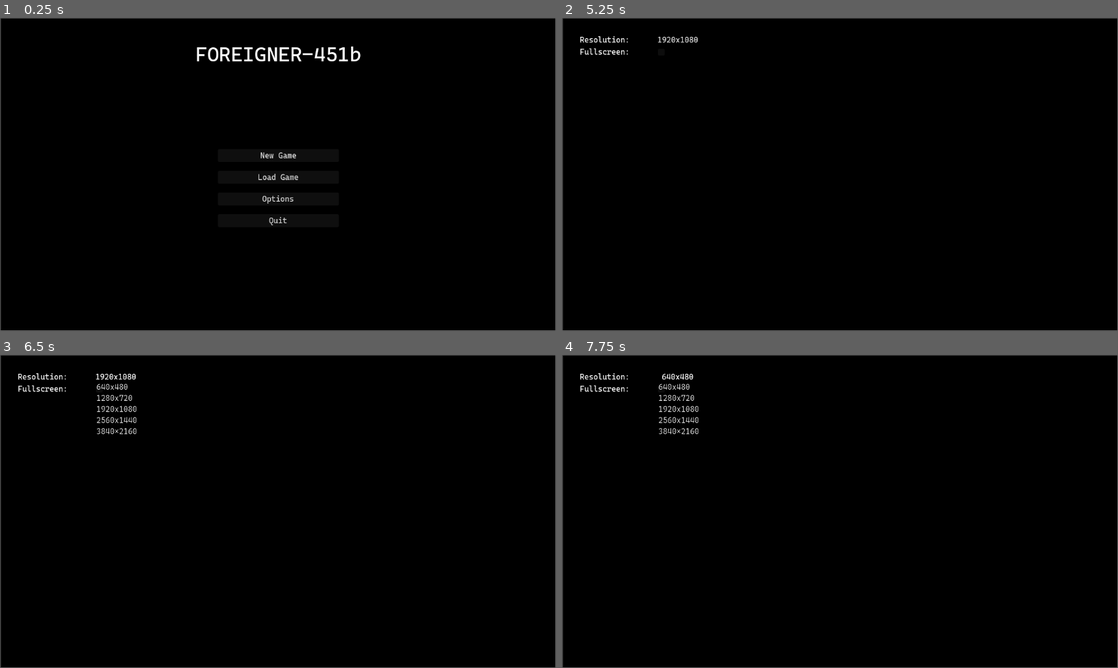
Above: before the commit, frames 1-4 (two rows, left to right).
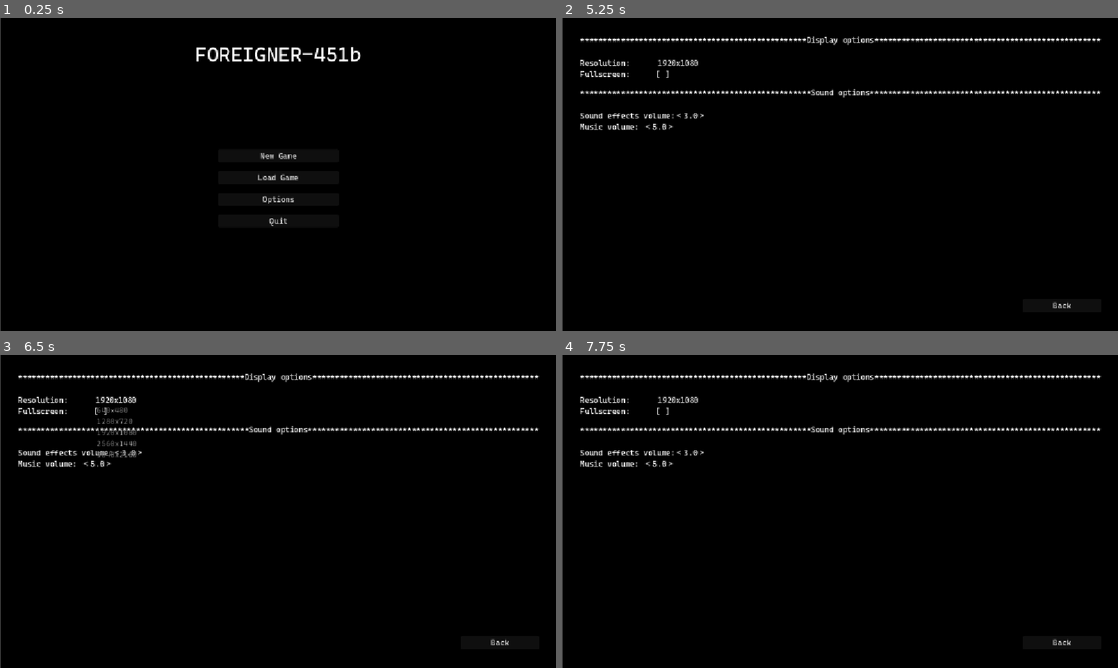
Above: after the commit, the same moments.

Repository: NikolayStaykov/foreigner-451b
Game: Godot game, scene res://scenes/ui/main_menu.tscn
Same seed, same stepped clock (60 frames per second), same inputs: the game is played once before the commit and once after it.
Inputs (mouse positions are in pixels of both pictures, inside the frame that each line leads up to):
- Up to frame 1 (0.25 s): no input
- Up to frame 2 (5.25 s): click "New Game" at 0.5 s; click ">New Game" at 1.25 s; click ">New Game" at 2 s; click ">New Game" at 2.75 s; click "Load Game" at 3.5 s; click "New Game" at 4.25 s; click "Options" at 5 s
- Up to frame 3 (6.5 s): click "1920x1080" at 5.75 s
- Up to frame 4 (7.75 s): click (662, 389) at 6.52 s; click (678, 376) at 7.25 s, where only the run before the commit has a clickable "640x480"
In our replay, the window is 799x449 before the commit and 800x450 after it. These sizes can differ from the game's own. Grey fills any space a smaller window leaves; there, only what the larger window draws over its background counts as a difference.

The runs differ from the first frame. In frame 1, 1.0% of the frame differs, in the area x 0-100%, y 0-100%; in frame 2, 3.0%; in frame 3, 3.4%; in frame 4, 3.2%.

Commit message:
Added custom checkbox for fullscreen toggle, added ui scaling, added custom value controls for sound effects and music volume

Diff:
--- a/foreigner-451b/assets/scripts/global/audio_player_2d_music_script.gd
+++ b/foreigner-451b/assets/scripts/global/audio_player_2d_music_script.gd
@@ -3,4 +3,8 @@
 
 # Called when the node enters the scene tree for the first time.
 func _ready() -> void:
-	self.volume_db = GlobalVars.music_volume
+	self.volume_db = GlobalVars.music_volume * 10 - 5 * 10
+	GlobalVars.music_volume_changed.connect(update_volume)
+
+func update_volume() -> void:
+	self.volume_db = GlobalVars.music_volume * 10 - 5 * 10
--- a/foreigner-451b/assets/scripts/global/audio_player_2d_sfx_script.gd
+++ b/foreigner-451b/assets/scripts/global/audio_player_2d_sfx_script.gd
@@ -3,4 +3,8 @@
 
 # Called when the node enters the scene tree for the first time.
 func _ready() -> void:
-	self.volume_db = GlobalVars.sound_effects_volume
+	self.volume_db = GlobalVars.sound_effects_volume * 10 - 5 * 10
+	GlobalVars.sound_effects_volume_changed.connect(update_volume)
+
+func update_volume() -> void:
+	self.volume_db = GlobalVars.sound_effects_volume * 10 - 5 * 10
--- a/foreigner-451b/assets/scripts/global/global_vars.gd
+++ b/foreigner-451b/assets/scripts/global/global_vars.gd
@@ -2,6 +2,18 @@
 
 #settings
 var language: String = "english"
-var sound_effects_volume: float = 0.0
-var music_volume: float = 0.0
+var sound_effects_volume: float = 3
+var music_volume: float = 5
 var resolution: String = "1920x1080"
+
+#signals for settings change
+signal sound_effects_volume_changed
+signal music_volume_changed
+
+func set_sound_effects_volume(value: float) -> void:
+	sound_effects_volume = value
+	sound_effects_volume_changed.emit()
+
+func set_music_volume(value: float) -> void:
+	music_volume = value
+	music_volume_changed.emit()
--- /dev/null
+++ b/foreigner-451b/assets/scripts/ui/check_box_label.gd
@@ -0,0 +1,19 @@
+extends Label
+
+var value = false
+signal check_box_value_changed(value: bool)
+
+func _on_gui_input(event: InputEvent) -> void:
+	parse_event(event as InputEventMouseButton)
+
+func parse_event(event: InputEventMouseButton) -> void:
+	if event and event.button_index == 1 and event.pressed:
+			value = !value
+			check_box_value_changed.emit(value)
+			flip_content()
+
+func flip_content() -> void:
+	if value:
+		text = "[X]"
+	else:
+		text = "[ ]"
--- a/foreigner-451b/assets/scripts/ui/main_menu.gd
+++ b/foreigner-451b/assets/scripts/ui/main_menu.gd
@@ -1,9 +1,39 @@
-extends Node
+extends Control
 
 func _ready() -> void:
-	pass
+	%sound_effects_value_control.set_value_external(GlobalVars.sound_effects_volume)
+	%music_volume_value_control.set_value_external(GlobalVars.music_volume)
 
 
 func _on_options_button_pressed() -> void:
 	%main_panel_container.visible = false
 	%options_container.visible = true
+
+func _on_res_dropdown_menu_item_selected(index: int) -> void:
+	GlobalVars.resolution = %res_dropdown_menu.get_item_text(index)
+	print(GlobalVars.resolution)
+	DisplayServer.window_set_size(Vector2i(GlobalVars.resolution.split("x")[0] as int, GlobalVars.resolution.split("x")[1] as int ))
+
+
+func _on_fullscreen_check_box_check_box_value_changed(value: bool) -> void:
+	if value:
+		DisplayServer.window_set_mode(DisplayServer.WINDOW_MODE_FULLSCREEN)
+	else:
+		DisplayServer.window_set_mode(DisplayServer.WINDOW_MODE_WINDOWED)
+
+
+func _on_sound_effects_value_control_value_changed(value: float) -> void:
+	GlobalVars.set_sound_effects_volume(value)
+
+
+func _on_music_volume_value_control_value_changed(value: float) -> void:
+	GlobalVars.set_music_volume(value)
+
+
+func _on_options_back_button_pressed() -> void:
+	%main_panel_container.visible = true
+	%options_container.visible = false
+
+
+func _on_quit_button_pressed() -> void:
+	get_tree().quit()
--- a/foreigner-451b/assets/scripts/ui/menu_button.gd
+++ b/foreigner-451b/assets/scripts/ui/menu_button.gd
@@ -3,18 +3,22 @@
 @export var label_name: String
 @export var on_hover_sound: AudioStreamPlayer2D
 @export var on_click_sound: AudioStreamPlayer2D
+@export var on_hover_highlight_enabled: bool = true
 
 func _ready() -> void:
+	if not label_name:
+		return
 	self.text = FileAccess.open('res://assets/language/' + GlobalVars.language + '/' + label_name + '.txt', FileAccess.READ).get_as_text()
-	return
 
 func _on_mouse_entered() -> void:
-	self.text = '>' + self.text
-	on_hover_sound.play()
+	if on_hover_highlight_enabled:
+		self.text = '>' + self.text
+		on_hover_sound.play()
 
 
 func _on_mouse_exited() -> void:
-	self.text = self.text.substr(1)
+	if on_hover_highlight_enabled:
+		self.text = self.text.substr(1)
 
 
 func _on_pressed() -> void:
--- /dev/null
+++ b/foreigner-451b/assets/scripts/ui/value_control.gd
@@ -0,0 +1,28 @@
+extends Node
+
+var value: float
+@export var min_value: float
+@export var max_value: float
+@export var step: float
+
+signal value_changed(value: float)
+
+func _ready() -> void:
+	pass
+
+func _on_decrease_button_pressed() -> void:
+	if value - step >= min_value:
+		value-=step
+		%value_label.text = str(value)
+		value_changed.emit(value)
+
+
+func _on_increase_button_pressed() -> void:
+	if value + step <= max_value:
+		value+=step
+		%value_label.text = str(value)
+		value_changed.emit(value)
+
+func set_value_external(new_value: float):
+	value = new_value
+	%value_label.text = str(value)
--- a/foreigner-451b/project.godot
+++ b/foreigner-451b/project.godot
@@ -19,6 +19,10 @@
 
 GlobalVars="*uid://36yohi0384w7"
 
+[display]
+
+window/stretch/mode="canvas_items"
+
 [physics]
 
 3d/physics_engine="Jolt Physics"
--- /dev/null
+++ b/foreigner-451b/scenes/ui/check_box_label.tscn
@@ -0,0 +1,12 @@
+[gd_scene format=3 uid="uid://bcx7d2py7ygyx"]
+
+[ext_resource type="Script" uid="uid://blcu8y7bcchc7" path="res://assets/scripts/ui/check_box_label.gd" id="1_15fh1"]
+
+[node name="check_box" type="Label" unique_id=495419787]
+offset_right = 40.0
+offset_bottom = 23.0
+mouse_filter = 1
+text = "[ ]"
+script = ExtResource("1_15fh1")
+
+[connection signal="gui_input" from="." to="." method="_on_gui_input"]
--- a/foreigner-451b/scenes/ui/main_menu.tscn
+++ b/foreigner-451b/scenes/ui/main_menu.tscn
@@ -4,7 +4,9 @@
 [ext_resource type="FontFile" uid="uid://cylsrqxwo26bb" path="res://assets/text/CascadiaCode-VariableFont_wght.ttf" id="1_sl1te"]
 [ext_resource type="PackedScene" uid="uid://tsbldh16a7cw" path="res://scenes/ui/menu_button.tscn" id="2_fe2o3"]
 [ext_resource type="Script" uid="uid://2u52i4agsdmg" path="res://assets/scripts/global/label_script.gd" id="4_m1kxf"]
+[ext_resource type="PackedScene" uid="uid://bcx7d2py7ygyx" path="res://scenes/ui/check_box_label.tscn" id="6_btxxm"]
 [ext_resource type="PackedScene" uid="uid://btrrc3q2hok5p" path="res://scenes/ui/dropdown_menu.tscn" id="6_uhagc"]
+[ext_resource type="PackedScene" uid="uid://c1wwe7rril4ca" path="res://scenes/ui/value_control.tscn" id="7_btxxm"]
 
 [sub_resource type="Theme" id="Theme_fe2o3"]
 default_font = ExtResource("1_sl1te")
@@ -17,18 +19,19 @@
 
 [node name="Control" type="Control" unique_id=1535132306]
 layout_mode = 3
-anchor_right = 0.035
-anchor_bottom = 0.062000003
-offset_right = -0.3199997
-offset_bottom = -0.1760025
+anchors_preset = 15
+anchor_right = 1.0
+anchor_bottom = 1.0
+grow_horizontal = 2
+grow_vertical = 2
 script = ExtResource("1_1g8jr")
 
 [node name="main_panel_container" type="PanelContainer" parent="." unique_id=2128086824]
 unique_name_in_owner = true
 layout_mode = 1
 anchors_preset = -1
-anchor_right = 28.825
-anchor_bottom = 16.225
+anchor_right = 1.0
+anchor_bottom = 1.0
 offset_left = 2.0
 offset_top = 1.0
 theme = SubResource("Theme_fe2o3")
@@ -78,8 +81,8 @@
 visible = false
 layout_mode = 1
 anchors_preset = -1
-anchor_right = 28.825
-anchor_bottom = 16.225
+anchor_right = 1.0
+anchor_bottom = 1.0
 offset_left = 2.0
 offset_top = 1.0
 theme = SubResource("Theme_fe2o3")
@@ -94,6 +97,16 @@
 [node name="options_v_box_container" type="VBoxContainer" parent="options_container/options_margin_container" unique_id=1146200656]
 layout_mode = 2
 
+[node name="display_options_separator_margin_container" type="MarginContainer" parent="options_container/options_margin_container/options_v_box_container" unique_id=726118403]
+layout_mode = 2
+theme_override_constants/margin_bottom = 25
+
+[node name="display_options_separator_label" type="Label" parent="options_container/options_margin_container/options_v_box_container/display_options_separator_margin_container" unique_id=271017620]
+layout_mode = 2
+text = "##################################################Display options##################################################"
+script = ExtResource("4_m1kxf")
+label_name = "display_options_separator_label"
+
 [node name="resolution_h_box_container" type="HBoxContainer" parent="options_container/options_margin_container/options_v_box_container" unique_id=1154848727]
 layout_mode = 2
 theme_override_constants/separation = 53
@@ -104,7 +117,8 @@
 script = ExtResource("4_m1kxf")
 label_name = "resolution_label"
 
-[node name="dropdown_menu" parent="options_container/options_margin_container/options_v_box_container/resolution_h_box_container" unique_id=115906626 instance=ExtResource("6_uhagc")]
+[node name="res_dropdown_menu" parent="options_container/options_margin_container/options_v_box_container/resolution_h_box_container" unique_id=115906626 instance=ExtResource("6_uhagc")]
+unique_name_in_owner = true
 layout_mode = 2
 item_count = 5
 popup/item_0/text = "640x480"
@@ -115,7 +129,7 @@
 popup/item_2/id = 1080
 popup/item_3/text = "2560x1440"
 popup/item_3/id = 1440
-popup/item_4/text = "3840×2160"
+popup/item_4/text = "3840x2160"
 popup/item_4/id = 2160
 
 [node name="full_screen_h_box_container" type="HBoxContainer" parent="options_container/options_margin_container/options_v_box_container" unique_id=370604249]
@@ -127,19 +141,73 @@
 script = ExtResource("4_m1kxf")
 label_name = "full_screen_label"
 
-[node name="CheckBox" type="CheckBox" parent="options_container/options_margin_container/options_v_box_container/full_screen_h_box_container" unique_id=1540030]
-layout_mode = 2
+[node name="fullscreen_check_box" parent="options_container/options_margin_container/options_v_box_container/full_screen_h_box_container" unique_id=495419787 instance=ExtResource("6_btxxm")]
+layout_mode = 2
+
+[node name="sound_effects_separator_margin_container" type="MarginContainer" parent="options_container/options_margin_container/options_v_box_container" unique_id=1725716052]
+layout_mode = 2
+theme_override_constants/margin_top = 15
+theme_override_constants/margin_bottom = 25
+
+[node name="sound_options_sparator_label" type="Label" parent="options_container/options_margin_container/options_v_box_container/sound_effects_separator_margin_container" unique_id=2048112493]
+layout_mode = 2
+script = ExtResource("4_m1kxf")
+label_name = "sound_options_sparator_label"
+
+[node name="sound_effects_h_box_container" type="HBoxContainer" parent="options_container/options_margin_container/options_v_box_container" unique_id=710472823]
+layout_mode = 2
+
+[node name="sound_effects_options_label" type="Label" parent="options_container/options_margin_container/options_v_box_container/sound_effects_h_box_container" unique_id=1181305511]
+layout_mode = 2
+script = ExtResource("4_m1kxf")
+label_name = "sound_effects_options_label"
+
+[node name="sound_effects_value_control" parent="options_container/options_margin_container/options_v_box_container/sound_effects_h_box_container" unique_id=1596047691 instance=ExtResource("7_btxxm")]
+unique_name_in_owner = true
+layout_mode = 2
+max_value = 9.0
+step = 1.0
+
+[node name="music_h_box_container" type="HBoxContainer" parent="options_container/options_margin_container/options_v_box_container" unique_id=1102174259]
+layout_mode = 2
+
+[node name="music_volume_label" type="Label" parent="options_container/options_margin_container/options_v_box_container/music_h_box_container" unique_id=523788651]
+layout_mode = 2
+script = ExtResource("4_m1kxf")
+label_name = "music_volume_label"
+
+[node name="music_volume_value_control" parent="options_container/options_margin_container/options_v_box_container/music_h_box_container" unique_id=1046727394 instance=ExtResource("7_btxxm")]
+unique_name_in_owner = true
+layout_mode = 2
+max_value = 9.0
+step = 1.0
+
+[node name="back_button_margin_container" type="MarginContainer" parent="options_container/options_margin_container/options_v_box_container" unique_id=470517025]
+layout_mode = 2
+theme_override_constants/margin_left = 918
+theme_override_constants/margin_top = 343
+theme_override_constants/margin_right = 0
+
+[node name="options_back_button" parent="options_container/options_margin_container/options_v_box_container/back_button_margin_container" unique_id=525741630 instance=ExtResource("2_fe2o3")]
+layout_mode = 2
+label_name = "options_back_button"
 
 [node name="credits_container" type="PanelContainer" parent="." unique_id=2043477757]
 unique_name_in_owner = true
 visible = false
 layout_mode = 1
 anchors_preset = -1
-anchor_right = 28.825
-anchor_bottom = 16.225
+anchor_right = 1.0
+anchor_bottom = 1.0
 offset_left = 2.0
 offset_top = 1.0
 theme = SubResource("Theme_fe2o3")
 theme_override_styles/panel = SubResource("StyleBoxFlat_1g8jr")
 
 [connection signal="pressed" from="main_panel_container/main_margin_container/main_v_box_container/button_margin_container/button_v_box_container/options_button" to="." method="_on_options_button_pressed"]
+[connection signal="pressed" from="main_panel_container/main_margin_container/main_v_box_container/button_margin_container/button_v_box_container/quit_button" to="." method="_on_quit_button_pressed"]
+[connection signal="item_selected" from="options_container/options_margin_container/options_v_box_container/resolution_h_box_container/res_dropdown_menu" to="." method="_on_res_dropdown_menu_item_selected"]
+[connection signal="check_box_value_changed" from="options_container/options_margin_container/options_v_box_container/full_screen_h_box_container/fullscreen_check_box" to="." method="_on_fullscreen_check_box_check_box_value_changed"]
+[connection signal="value_changed" from="options_container/options_margin_container/options_v_box_container/sound_effects_h_box_container/sound_effects_value_control" to="." method="_on_sound_effects_value_control_value_changed"]
+[connection signal="value_changed" from="options_container/options_margin_container/options_v_box_container/music_h_box_container/music_volume_value_control" to="." method="_on_music_volume_value_control_value_changed"]
+[connection signal="pressed" from="options_container/options_margin_container/options_v_box_container/back_button_margin_container/options_back_button" to="." method="_on_options_back_button_pressed"]
--- a/foreigner-451b/scenes/ui/menu_button.tscn
+++ b/foreigner-451b/scenes/ui/menu_button.tscn
@@ -10,6 +10,7 @@
 anchor_bottom = 0.012
 offset_right = -0.06400013
 offset_bottom = 0.22399998
+text = "lorem ipsum"
 script = ExtResource("1_65sc8")
 on_hover_sound = NodePath("on_hover_sound")
 on_click_sound = NodePath("on_click_sound")
--- /dev/null
+++ b/foreigner-451b/scenes/ui/value_control.tscn
@@ -0,0 +1,57 @@
+[gd_scene format=3 uid="uid://c1wwe7rril4ca"]
+
+[ext_resource type="PackedScene" uid="uid://tsbldh16a7cw" path="res://scenes/ui/menu_button.tscn" id="1_28fw0"]
+[ext_resource type="Script" uid="uid://du8ar2cl43e1x" path="res://assets/scripts/ui/value_control.gd" id="1_ensjj"]
+
+[sub_resource type="StyleBoxEmpty" id="StyleBoxEmpty_2npxc"]
+
+[sub_resource type="StyleBoxEmpty" id="StyleBoxEmpty_mirb4"]
+
+[sub_resource type="StyleBoxEmpty" id="StyleBoxEmpty_7m61q"]
+
+[sub_resource type="StyleBoxEmpty" id="StyleBoxEmpty_2rgf4"]
+
+[sub_resource type="StyleBoxEmpty" id="StyleBoxEmpty_ro66r"]
+
+[sub_resource type="StyleBoxEmpty" id="StyleBoxEmpty_2v2cj"]
+
+[sub_resource type="StyleBoxEmpty" id="StyleBoxEmpty_j1qf8"]
+
+[sub_resource type="StyleBoxEmpty" id="StyleBoxEmpty_l1ih8"]
+
+[sub_resource type="StyleBoxEmpty" id="StyleBoxEmpty_fcrae"]
+
+[sub_resource type="StyleBoxEmpty" id="StyleBoxEmpty_8ufnw"]
+
+[node name="HBoxContainer" type="HBoxContainer" unique_id=1596047691]
+offset_right = 40.0
+offset_bottom = 40.0
+script = ExtResource("1_ensjj")
+
+[node name="decrease_button" parent="." unique_id=1211913045 instance=ExtResource("1_28fw0")]
+layout_mode = 2
+theme_override_styles/normal = SubResource("StyleBoxEmpty_2npxc")
+theme_override_styles/pressed = SubResource("StyleBoxEmpty_mirb4")
+theme_override_styles/hover = SubResource("StyleBoxEmpty_7m61q")
+theme_override_styles/disabled = SubResource("StyleBoxEmpty_2rgf4")
+theme_override_styles/focus = SubResource("StyleBoxEmpty_ro66r")
+text = "<"
+on_hover_highlight_enabled = false
+
+[node name="value_label" type="Label" parent="." unique_id=541576050]
+unique_name_in_owner = true
+layout_mode = 2
+text = "5"
+
+[node name="increase_button" parent="." unique_id=2050843349 instance=ExtResource("1_28fw0")]
+layout_mode = 2
+theme_override_styles/normal = SubResource("StyleBoxEmpty_2v2cj")
+theme_override_styles/pressed = SubResource("StyleBoxEmpty_j1qf8")
+theme_override_styles/hover = SubResource("StyleBoxEmpty_l1ih8")
+theme_override_styles/disabled = SubResource("StyleBoxEmpty_fcrae")
+theme_override_styles/focus = SubResource("StyleBoxEmpty_8ufnw")
+text = ">"
+on_hover_highlight_enabled = false
+
+[connection signal="pressed" from="decrease_button" to="." method="_on_decrease_button_pressed"]
+[connection signal="pressed" from="increase_button" to="." method="_on_increase_button_pressed"]
Not shown, added: foreigner-451b/assets/language/bulgarian/display_options_separator_label.txt
Not shown, added: foreigner-451b/assets/language/bulgarian/music_volume_label.txt
Not shown, added: foreigner-451b/assets/language/bulgarian/options_back_button.txt
Not shown, added: foreigner-451b/assets/language/bulgarian/sound_effects_options_label.txt
Not shown, added: foreigner-451b/assets/language/bulgarian/sound_options_sparator_label.txt
Not shown, added: foreigner-451b/assets/language/english/display_options_separator_label.txt
Not shown, added: foreigner-451b/assets/language/english/music_volume_label.txt
Not shown, added: foreigner-451b/assets/language/english/options_back_button.txt
Not shown, added: foreigner-451b/assets/language/english/sound_effects_options_label.txt
Not shown, added: foreigner-451b/assets/language/english/sound_options_sparator_label.txt
Not shown, added: foreigner-451b/assets/scripts/ui/check_box_label.gd.uid
Not shown, added: foreigner-451b/assets/scripts/ui/value_control.gd.uid
